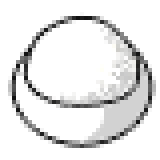
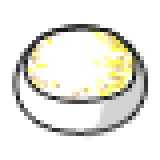
Before/after of a w=160, h=160 layered artwork. What changed in the layer stack:
painted on "Слой 6" over left=40, top=36, right=140, bottom=108
painted on "Слой 5" over left=20, top=12, right=140, bottom=108
painted on "Фигура 3" over left=24, top=16, right=140, bottom=104
painted on "Фигура 4" over left=80, top=44, right=152, bottom=144
painted on "Фигура 1" over left=12, top=28, right=152, bottom=144
